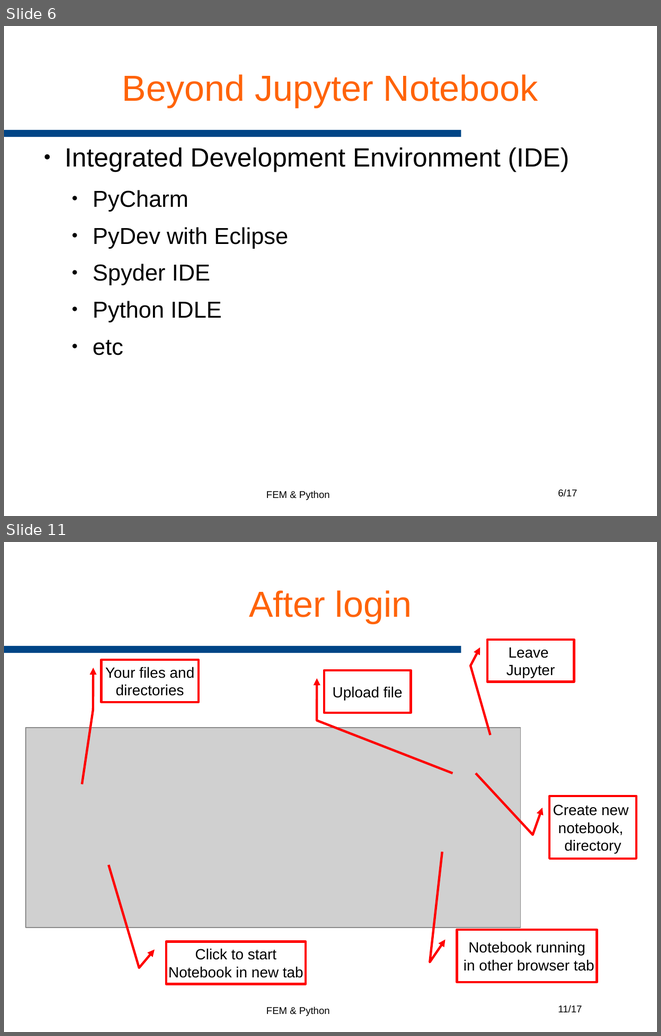
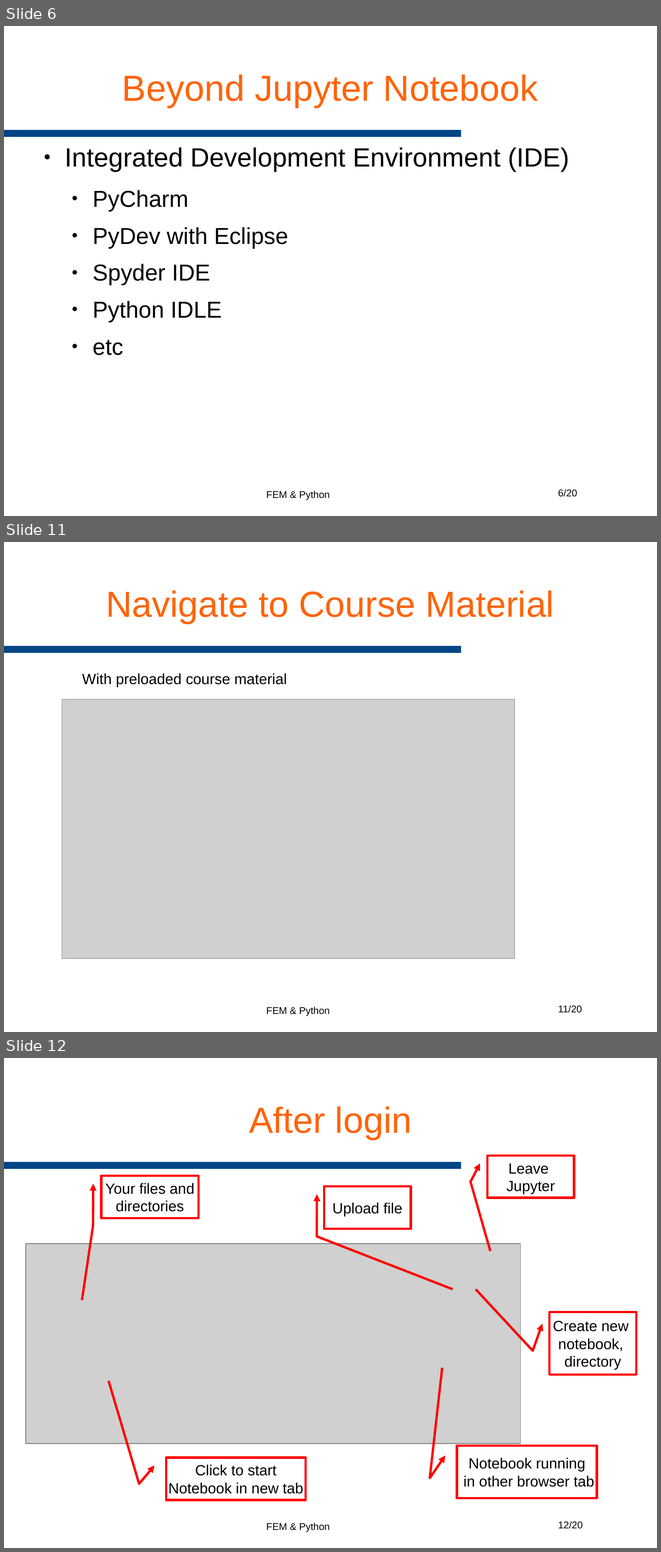
Before and after one commit to AndreaCodd/eenotes, a slide deck: Notebooks/GeophysicalImaging/resources/Slides/01 Intro.odp. Shown one above the other, each under a label of ours: slides 6 and 11 before the commit, slides 6, 11 and 12 after it; the slides between them are not shown. The pictures are 661x1036 and 661x1552 pixels, drawn with LibreOffice and Linux fonts; fonts in the diff are those of the drawing; grey boxes stand for pictures; background and template pictures are left out. Boxes give left, top, right and bottom in pixels: in the first picture for what was removed or moved away, otherwise in the second. Text is boxed around its words. In the diff, an @@ line names an element or a change of style, - is before the commit and + after.

```diff
--- a/Notebooks/GeophysicalImaging/resources/Slides/01 Intro.odp
+++ b/Notebooks/GeophysicalImaging/resources/Slides/01 Intro.odp
@@ slide 11 added at bbox=[4, 542, 657, 1032], background #FFFFFF; not listed: 3 template elements that a slide beside it also shows @@
@@ title added at bbox=[106, 590, 554, 623], 44 pt, text #FF6309 @@
+Navigate to Course Material
@@ text added at bbox=[82, 673, 287, 687], 18 pt, text #000000 @@
+With preloaded course material
@@ picture added at bbox=[62, 699, 515, 959] @@
@@ page number at bbox=[558, 489, 577, 497]: text changed @@
-6/17
+6/20
@@ what was slide 11 is now slide 12 @@
@@ page number at bbox=[558, 1521, 583, 1529]: text changed @@
-11/17
+12/20
```
Also in this commit, not shown: 3 slides changed, 4 other slides added, 2 slides removed, 2 other files.
